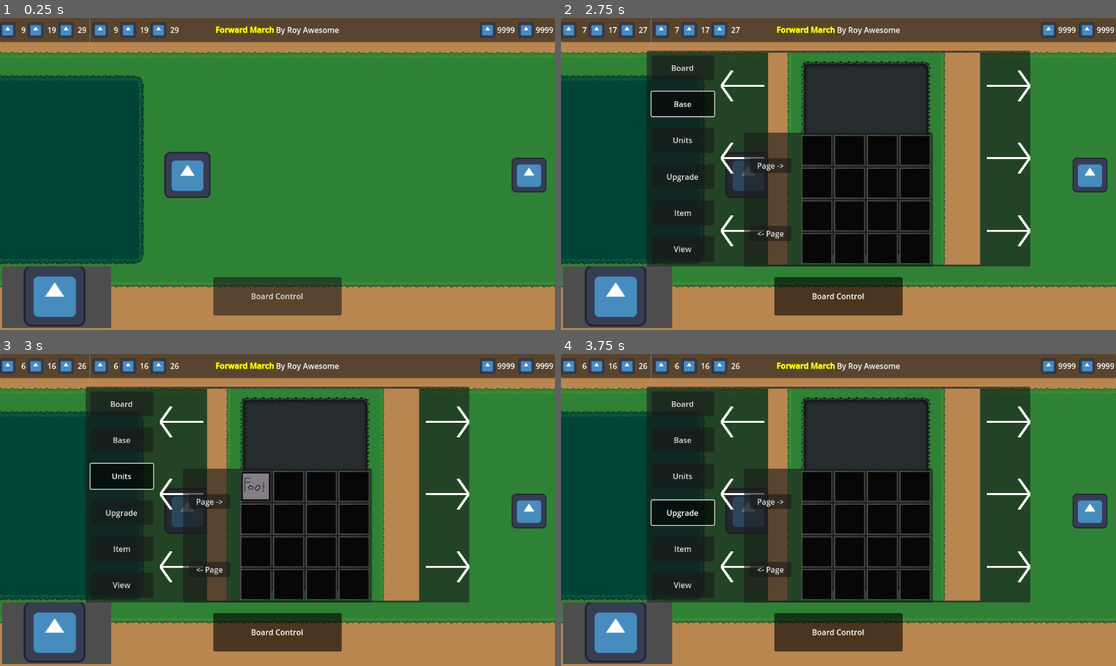
Above: before the commit, frames 1-4 (two rows, left to right).
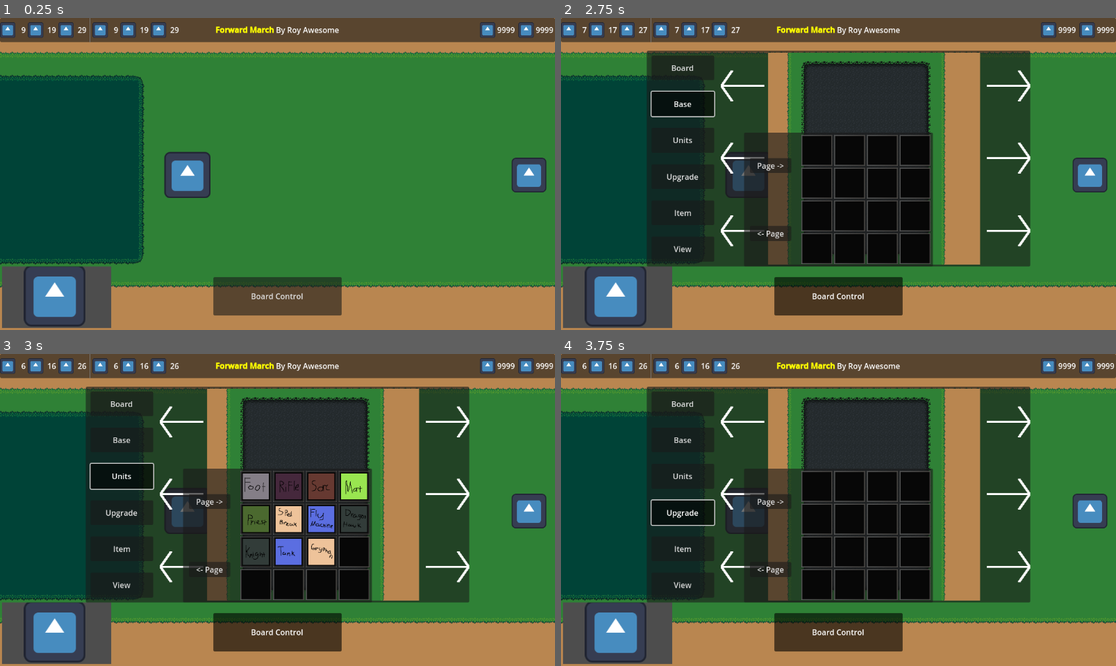
Above: after the commit, the same moments.

Repository: RoyAwesome/forwardmarch
Game: Godot game, scene res://Scenes/GameScene.tscn
The game is run twice, just before and just after one commit, with the same random seed, the same clock (stepped at 60 frames per second) and the same inputs. The engine's default icon, where the game draws it, is replaced by a stand-in: a white triangle on a blue panel in a dark square.
Inputs:
- Up to frame 1 (0.25 s): no input
- Up to frame 2 (2.75 s): click "Board Control" at 0.5 s; click "Board" at 1.25 s; click "Base" at 2 s
- Up to frame 3 (3 s): click "Units" at 2.75 s
- Up to frame 4 (3.75 s): click "Upgrade" at 3.5 s

Frames 1-2 are identical in both runs. In frame 3, 3.9% of the frame differs, in the area x 43-67%, y 38-68%; in frame 4, nothing differs.

Commit message:
Add all the human units to the list.  clamp the build area

Diff:
--- a/Scripts/Force.gd
+++ b/Scripts/Force.gd
@@ -20,6 +20,16 @@
 	Abilities = AbilityRunner.new(self)
 	ForceAbilities["Units"] = AbilitySet.new()
 	add_build_unit_ability(0, preload("res://Units/Human/Footman.tres"))
+	add_build_unit_ability(1, preload("res://Units/Human/Rifleman.tres"))
+	add_build_unit_ability(2, preload("res://Units/Human/Sorceress.tres"))
+	add_build_unit_ability(3, preload("res://Units/Human/MortarTeam.tres"))
+	add_build_unit_ability(4, preload("res://Units/Human/Priest.tres"))
+	add_build_unit_ability(5, preload("res://Units/Human/Spellbreaker.tres"))
+	add_build_unit_ability(6, preload("res://Units/Human/FlyingMachine.tres"))
+	add_build_unit_ability(7, preload("res://Units/Human/Dragonhawk.tres"))
+	add_build_unit_ability(8, preload("res://Units/Human/Knight.tres"))
+	add_build_unit_ability(9, preload("res://Units/Human/Tank.tres"))
+	add_build_unit_ability(10, preload("res://Units/Human/Gryphon.tres"))
 
 func add_build_unit_ability(index : int, unit_type: UnitResource):
 	if not unit_type:
--- a/Scripts/board.gd
+++ b/Scripts/board.gd
@@ -3,7 +3,20 @@
 
 var OwningForce : Force
 
+const GridSize := Vector2i(16, 24)
+const GridSizeMinusOne := GridSize - Vector2i.ONE #used in bounds checking
+const BoardGridOffset := Vector2i(4, 1)
+const TileSizeInPixels := 32
+
 @onready var Camera : Camera2D = $Camera2D
+
+var cursor_unit_size := 0
+
+func global_position_to_tile_position(pos : Vector2) -> Vector2i:
+	var raw_pos := Vector2i((pos / TileSizeInPixels)) - BoardGridOffset
+	return raw_pos.clamp(Vector2i.ZERO, GridSizeMinusOne)
+func tile_position_to_global_position(pos : Vector2i) -> Vector2:
+	return (pos * TileSizeInPixels) + (BoardGridOffset * TileSizeInPixels)
 
 # Called when the node enters the scene tree for the first time.
 func _ready() -> void:
@@ -15,11 +28,16 @@
 		OwningForce.push_input(event)
 	var mouse_input : InputEventMouseMotion = event as InputEventMouseMotion
 	if(mouse_input and %Cursor.visible):
-		%Cursor.global_position = floor(mouse_input.position / 32) * 32
+		var tile_position := global_position_to_tile_position(mouse_input.position)
+		var offset := (cursor_unit_size - 1) * Vector2i.ONE
+		if(tile_position.x + offset.x >= GridSizeMinusOne.x):
+			tile_position.x -= offset.x
+		if(tile_position.y + offset.y >= GridSizeMinusOne.y):
+			tile_position.y -= offset.y
+		%Cursor.global_position = tile_position_to_global_position(tile_position)
 
 func get_cursor_grid_location() -> Vector2i:
-	var loc =  ($BaseLayer.global_position - %Cursor.global_position) / 32
-	return Vector2i(floor(loc))
+	return global_position_to_tile_position(%Cursor.global_position)
 
 func show_grid(should_be_visible : bool):
 	%GridLayer.visible = should_be_visible
@@ -30,6 +48,7 @@
 		return
 	%Cursor.visible = true
 	%Cursor.texture = unit.Sprite
+	cursor_unit_size = unit.UnitSize
 	%Cursor.scale = Vector2(unit.UnitSize * 32, unit.UnitSize * 32) / unit.Sprite.get_size()
 	show_grid(true)
 
--- a/Units/Human/Knight.tres
+++ b/Units/Human/Knight.tres
@@ -40,7 +40,7 @@
 MinAttackDamage = SubResource("Resource_0ha1x")
 MaxAttackDamage = SubResource("Resource_g48ve")
 AttackClass = 0
-Name = null
+Name = ""
 Description = ""
 ManaCost = SubResource("Resource_f374g")
 DisplayMode = 2
--- a/Units/Human/Spellbreaker.tres
+++ b/Units/Human/Spellbreaker.tres
@@ -64,14 +64,14 @@
 AreaOfEffect = SubResource("Resource_ntt21")
 ProjectileSpeed = SubResource("Resource_j04ay")
 ProjectileSprite = SubResource("AtlasTexture_eyhgd")
-Homing = null
+Homing = true
 AttackSpeed = SubResource("Resource_xter6")
 BaseAttackCooldown = SubResource("Resource_psa7f")
 MinAttackDamage = SubResource("Resource_rwklj")
 MaxAttackDamage = SubResource("Resource_hxp2p")
 AttackClass = 0
 Name = ""
-Description = null
+Description = ""
 ManaCost = SubResource("Resource_qw8u1")
 DisplayMode = 2
 
--- a/Units/Human/Tank.tres
+++ b/Units/Human/Tank.tres
@@ -70,7 +70,7 @@
 MinAttackDamage = SubResource("Resource_3x8no")
 MaxAttackDamage = SubResource("Resource_lw34h")
 AttackClass = 4
-Name = null
+Name = ""
 Description = ""
 ManaCost = SubResource("Resource_f7dp4")
 DisplayMode = 0
